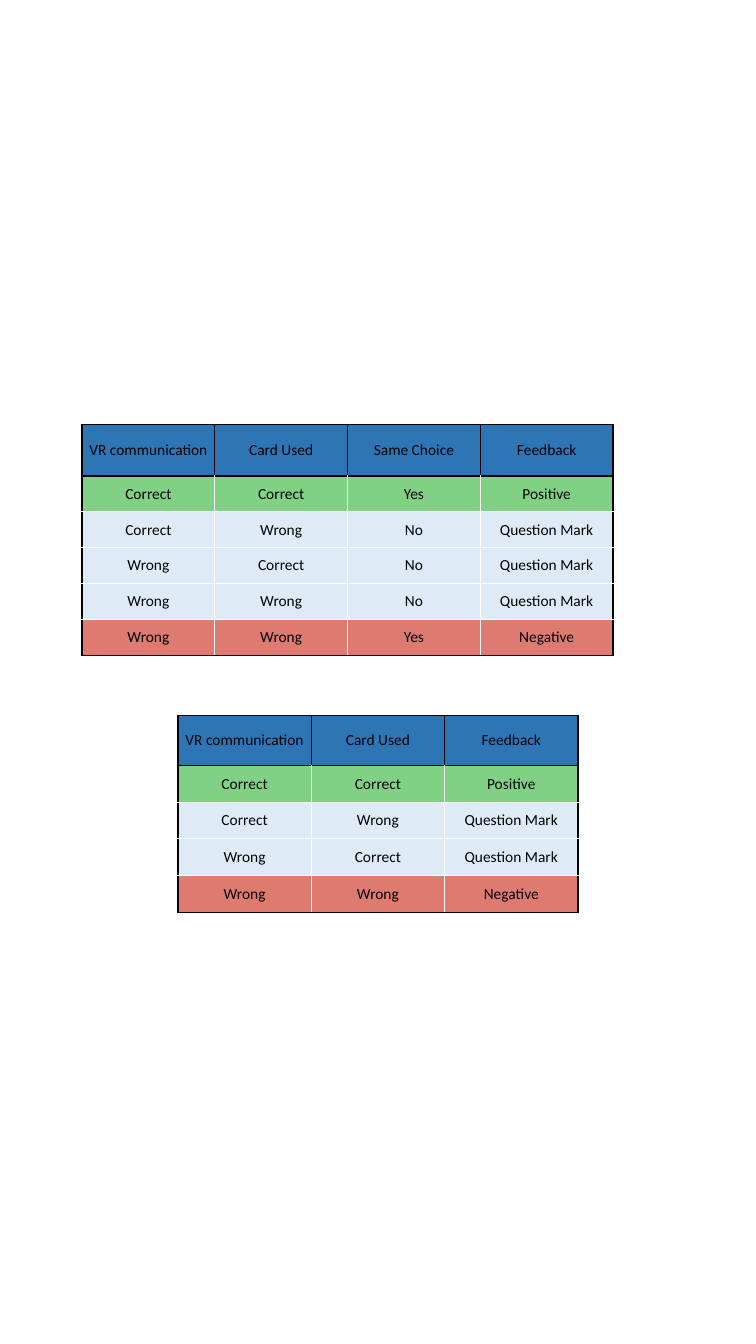
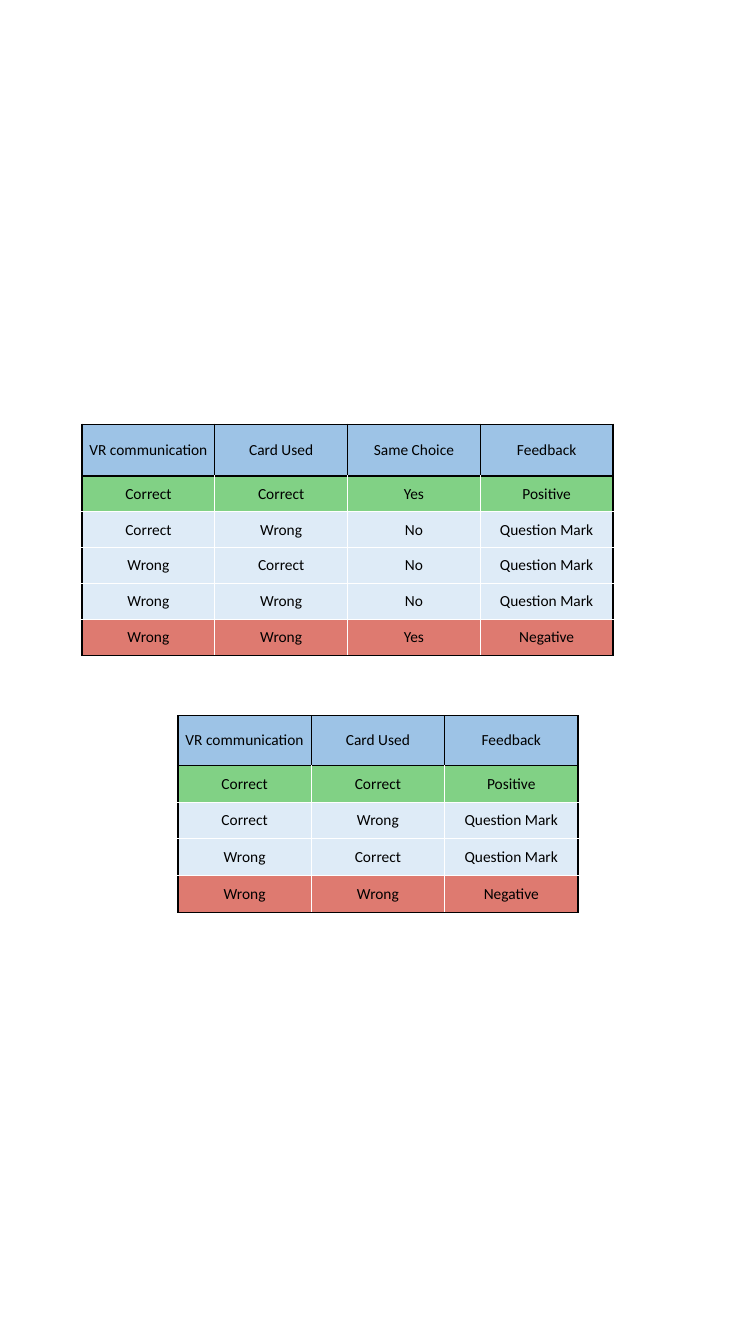
Before and after one commit to Ciuse/TamaDolphin, a slide deck: slide 2 of Immagini.pptx. Drawn at 756x1344 pixels with LibreOffice and Linux fonts; fonts in the diff are those of the drawing. Boxes give left, top, right and bottom in pixels: in the first picture for what was removed or moved away, otherwise in the second. Text is boxed around its words. In the diff, an @@ line names an element or a change of style, - is before the commit and + after.

```diff
--- a/Immagini.pptx
+++ b/Immagini.pptx
@@ table at bbox=[82, 424, 614, 655] @@
@@ fill #2E75B6 to #9DC3E6 in row 1 @@
@@ table at bbox=[178, 716, 578, 912] @@
@@ fill #2E75B6 to #9DC3E6 in row 1 @@
```
Also in this commit, not shown: 1 other slide changed, 13 other files.
